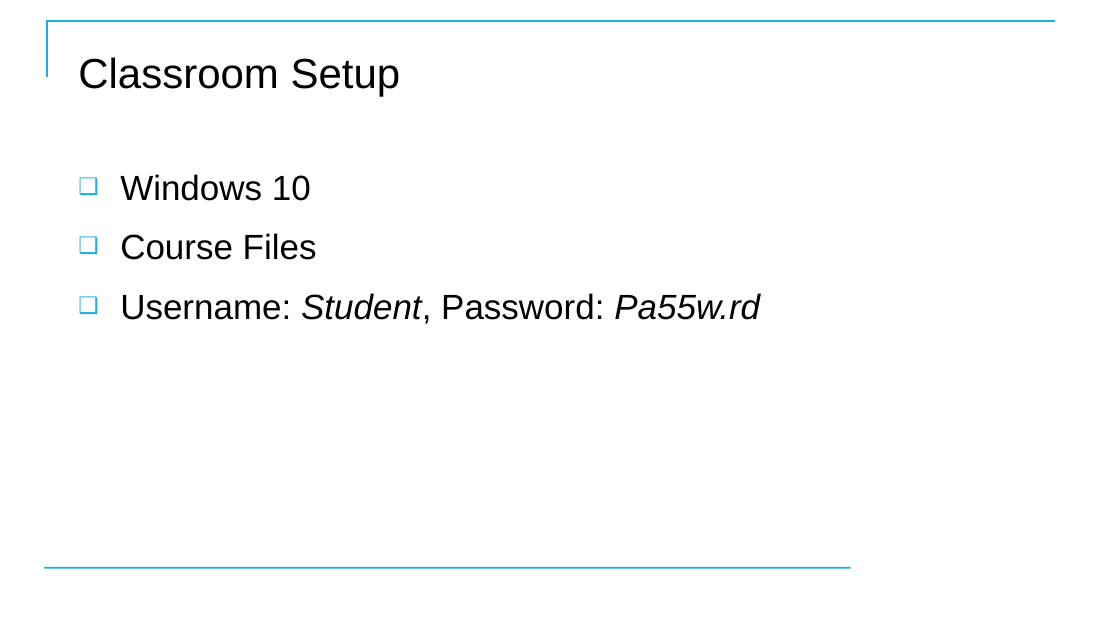
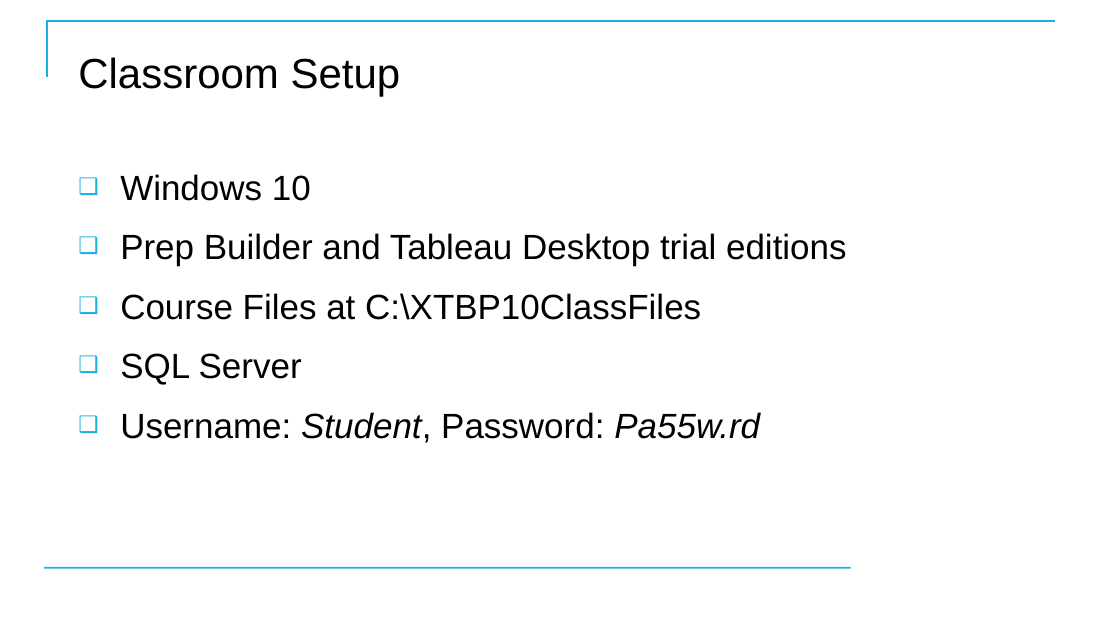
Before and after one commit to CostelloTechnicalConsulting/XTBP10---Tableau-Prep-Introduction, a slide deck: slide 6 of ppt/TableauPrepBuilderIntroV1_2.pptx. Drawn at 1120x630 pixels with LibreOffice and Linux fonts; fonts in the diff are those of the drawing; background and template pictures are left out. Boxes give left, top, right and bottom in pixels: in the first picture for what was removed or moved away, otherwise in the second. Text is boxed around its words. In the diff, an @@ line names an element or a change of style, - is before the commit and + after.

```diff
--- a/ppt/TableauPrepBuilderIntroV1_2.pptx
+++ b/ppt/TableauPrepBuilderIntroV1_2.pptx
@@ text at [120, 233, 847, 385]: text changed @@
-❑ Course Files
+❑ Prep Builder and Tableau Desktop trial editions
+❑ Course Files at C:\XTBP10ClassFiles
+❑ SQL Server
```
Also in this commit, not shown: 5 other slides changed, 1 slide added.
